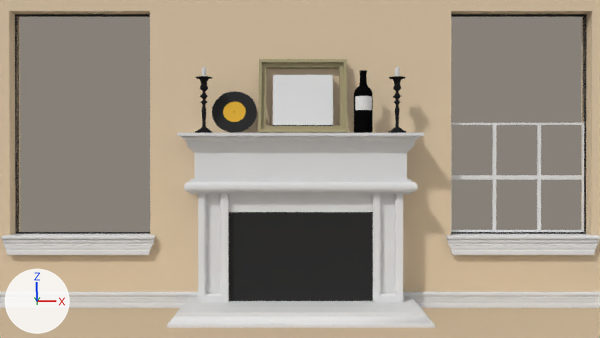
Two versions of the Blender file Apartment/living_room.blend, one commit apart.
The view is the same before and after, from the file's camera 'Camera'. Arrows for +X, +Y and +Z are at lower left; the lights stay in place.

The first picture shows 'Bottle', 'Bottom_bevel', 'Chimney', 'Cube', 'Frame', 'Ground', 'Picture', 'Record', 'Wall', 'Window_bevel', 'Window_frame'.
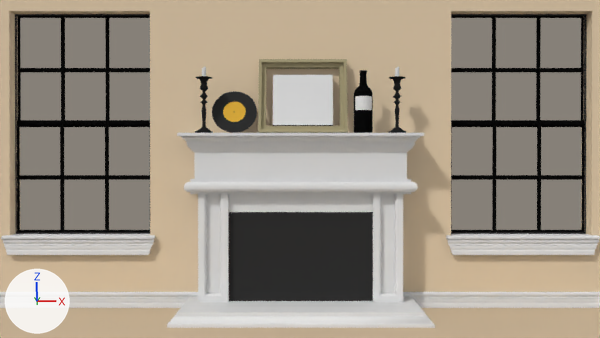
The change, as JSON lines over the scene's bpy script:
```json
{"block": "me_cube_004", "where": "# used by ob_cube; location = (9.01, 0.584, 5.296); scale = (2.79, 0.0284, 2.28)"}
{"op": "remove", "block": "me_cube_004", "code": "me_cube_004.from_pydata(...)  # 72 vertices, 82 faces; spans x -1.0..1.0, y -1.4..1.23, z -1.0..1.0"}
{"op": "add", "block": "me_cube_004", "code": "me_cube_004.from_pydata(...)  # 80 vertices, 90 faces; spans x -1.0..1.0, y -1.4..1.23, z -1.0..1.04"}
{"block": "me_cube_004", "change": "me_cube_004 part 1"}
{"block": "me_cube_004", "change": "3 faces are deleted"}
{"block": "me_cube_004", "change": "8 new vertices lie (0.0, 0.0, 0.04) away from vertices in x -1.0..1.0, y -1.4..1.23, z 1.0"}
{"block": "me_cube_004", "change": "11 new faces join them"}
{"block": "me_cube_004", "change": "me_cube_004 part 2: 79 faces spanning x -1.0..1.0, y -1.4..1.23, z -1.0..1.0 switch from no material to mat_main (black #0b0b0b)"}
{"op": "add", "block": "ob_cube", "code": "_m = ob_cube.modifiers.new('Mirror', 'MIRROR')"}
{"op": "add", "block": "ob_cube", "code": "_m.mirror_object = ob_wall"}
{"op": "add", "block": "ob_top_window", "code": ["ob_top_window = bpy.data.objects.new('Top_window', me_cube_004)", "ob_top_window.parent = ob_wall", "ob_top_window.matrix_parent_inverse = Matrix(((0.906, 0.0, 0.0, 0.0), (0.0, 1.0, 0.0, 0.0), (0.0, 0.0, 1.0, -2.0), (0.0, 0.0, 0.0, 1.0)))", "ob_top_window.location = (9.01, 0.689, 9.779)", "ob_top_window.rotation_euler = (3.142, 0.0, 0.0)  # degrees (180, 0, 0)", "ob_top_window.scale = (2.79, 0.0284, 2.28)", "_m = ob_top_window.modifiers.new('Mirror', 'MIRROR')", "_m.mirror_object = ob_wall"]}
```

Location of each change, (x1, y1, x2, y2) in pixels of the pictures (600 x 338 px):
```json
{"object": "Cube", "change": "reshaped, modifiers changed", "before": [451, 123, 584, 232], "after": [17, 120, 584, 232], "on screen": "324% wider"}
{"object": "Top_window", "change": "added", "after": [18, 16, 583, 127], "on screen": "black"}
{"part": 1, "of": "me_cube_004", "change": "built on", "after": [17, 120, 584, 127], "on screen": "black"}
{"part": 2, "of": "me_cube_004", "change": "recoloured", "before": [451, 123, 584, 232], "after": [17, 16, 584, 232], "on screen": "grey to black"}
```
